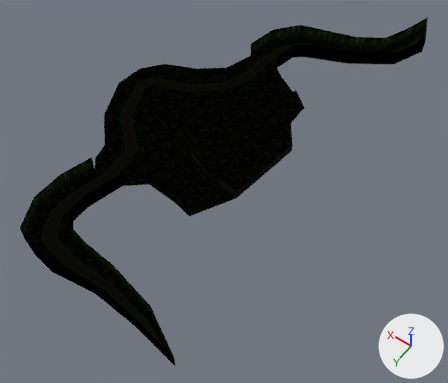
The Blender file game-assets/levels/forest/forest.blend: old version first, new version second.
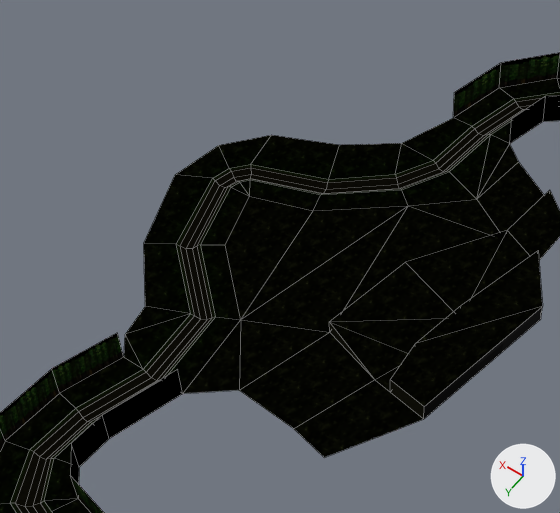
Each version is shown whole from a 50 mm lens placed at (-186.0, 211.0, 279.0), pointed at (-50.0, 21.0, -19.0), then close up on the part from 8% to 67% of the width and 0% to 63% of the height. Arrows for +X, +Y and +Z are at lower right; the lights stay in place. The close-ups show mesh edges as thin lines.

Names of what the first close-up shows: 'Ground'.
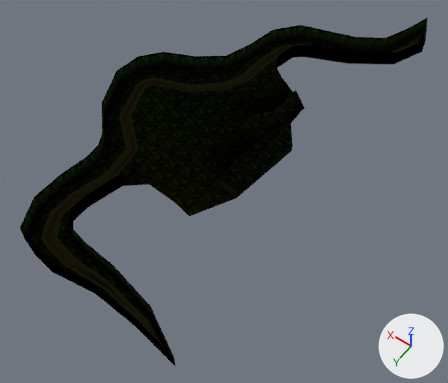
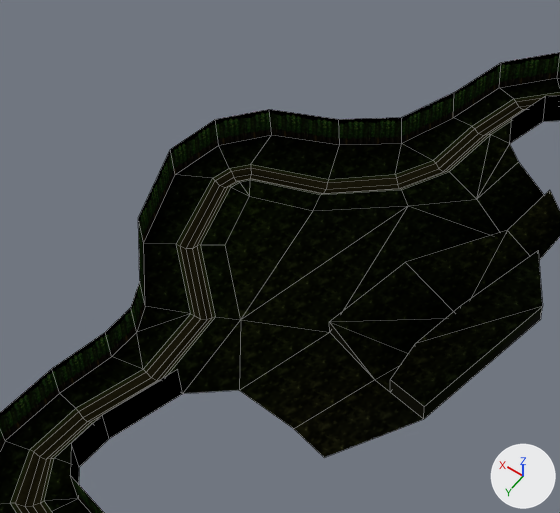
Location of each change, (x1, y1, x2, y2) in pixels of the close-ups (560 x 513 px):
part 1 of me_ground, built on: before (52, 306, 190, 408); after (52, 93, 454, 408)
part 2 of me_ground, surface changed: (0, 54, 560, 431) in both
part 3 of me_ground, recoloured: (20, 83, 527, 505) in both

What the commit changed:
me_ground is used by ob_ground; parent ob_area_1; location (0.0, 0.0, 0.0).
me_ground had 223 vertices, 214 faces and spanned x -106.0..41.0, y -171.0..136.0, z -1.0..27.0.
me_ground now has 231 vertices, 223 faces and spans x -106.0..41.0, y -171.0..136.0, z -1.0..27.0.
Part 1, on me_ground:
3 vertices move from x 5.0..10.0, y 63.0..69.0, z 10.0..20.0 to x 8.0, y 61.0..71.0, z 10.0..20.0.
1 vertex is added at (12.0, 53.0, 21.0).
7 new vertices lie (0.0, 0.0, 10.0) away from vertices in x -5.0..41.0, y -44.0..63.0, z 10.0..11.0.
9 new faces join them, mat_treewall, smooth.
me_ground part 2: 14 kept faces spanning x -106.0..11.0, y -171.0..136.0, z -1.0..27.0 get new texture (UV) coordinates.
me_ground part 3: 209 kept faces spanning x -106.0..41.0, y -171.0..136.0, z -1.0..27.0 get new vertex colours.
